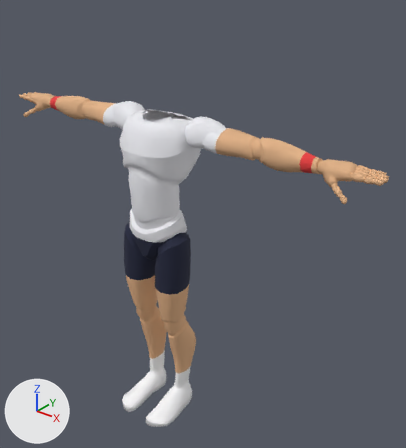
The glTF model sweetspot/models/players/p09.glb, before and after one commit.
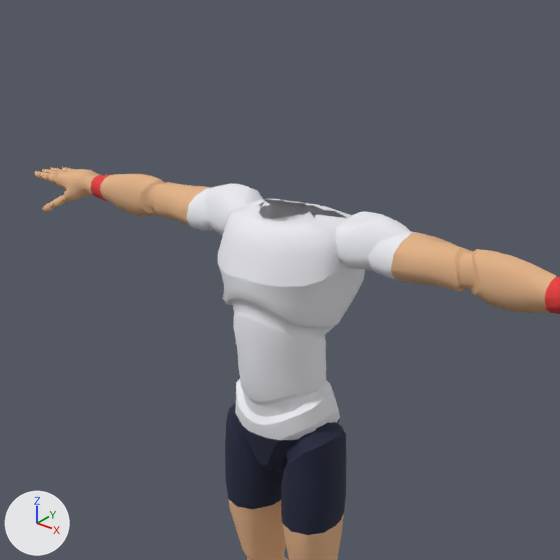
Old and new are each drawn whole from a camera (50 mm lens) standing at (1.58, -1.65, 2.11) and looking at (0.15, 0.14, 1.0) and again close up on the part from 0% to 76% of the width and 0% to 69% of the height. The axes (+X, +Y, +Z) are drawn at lower left. The lights are the same throughout. The last two pictures show the newer version. Vertices at exactly the same position are counted once.

Names of what the first close-up shows: 'Body'.
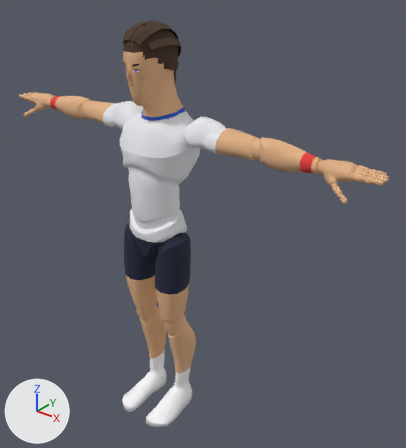
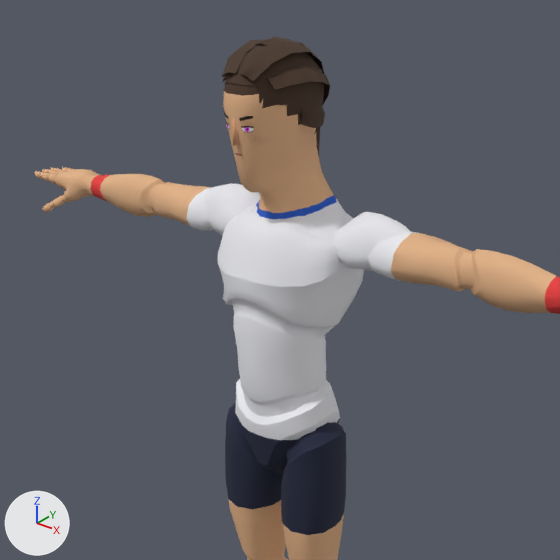
The change, as a list of edits to the scene's bpy script:
```text
Add img_face_01:
    img_face_01 = load_image('face_01', '_unpacked/face_01', 128, 128, 'sRGB')
Add mat_face:
    mat_face = principled_material('face')
    mat_face.texture = img_face_01  # with its transparency
    mat_face.roughness = 0.9
Change me_mannequin:
    used by ob_body; location = (0.0, 0.0, 0.0)
    remove me_mannequin.from_pydata(...)  # 7082 vertices, 13882 faces; spans x -0.98..0.98, y -0.21..0.16, z 0.0..1.51
    add me_mannequin.from_pydata(...)  # 7372 vertices, 14499 faces; spans x -0.98..0.98, y -0.21..0.15, z 0.0..1.86
    me_mannequin part 1: 65 vertices moved from x -0.22..0.22, y -0.06..0.15, z 1.33..1.51 to x -0.22..0.22, y -0.06..0.15, z 1.32..1.5; 41 vertices removed from x -0.13..0.13, y -0.05..0.1, z 1.48..1.5; 331 vertices added at x -0.13..0.13, y -0.13..0.13, z 1.48..1.86
    other edits to the shape of me_mannequin do not show in these pictures
Add me_nose:
    me_nose.from_pydata(...)  # 6 vertices, 6 faces; spans x -0.0106..0.0106, y -0.1315..-0.1137, z 1.6643..1.7191
    me_nose.materials.append(mat_palette)  # picture img_palette
Add me_hair:
    me_hair.from_pydata(...)  # 534 vertices, 994 faces; spans x -0.103..0.103, y -0.115..0.14, z 1.362..1.87
    me_hair.materials.append(mat_palette)  # picture img_palette
Add me_face:
    me_face.from_pydata(...)  # 50 vertices, 64 faces; spans x -0.0672..0.0672, y -0.1276..-0.0304, z 1.6105..1.7281
    me_face.materials.append(mat_face)  # picture img_face_01
Add ob_nose:
    ob_nose = bpy.data.objects.new('Nose', me_nose)
    ob_nose.location = (0.0, 0.0, 0.0)
Add ob_hair:
    ob_hair = bpy.data.objects.new('Hair', me_hair)
    ob_hair.location = (0.0, 0.0, 0.0)
Add ob_face:
    ob_face = bpy.data.objects.new('Face', me_face)
    ob_face.location = (0.0, 0.0, 0.0)
```

Changed parts and their boxes (x1, y1, x2, y2) in the close-ups (560 x 560 px):
'Body', reshaped
    before: (34, 167, 560, 560)
    after: (34, 76, 560, 560)
'Hair', added (brown)
    after: (222, 37, 330, 156)
'Face', added
    after: (224, 113, 254, 156)
'Nose', added
    after: (233, 119, 241, 146)
part 1 of me_mannequin, built on
    before: (209, 183, 381, 257)
    after: (209, 76, 381, 257)
